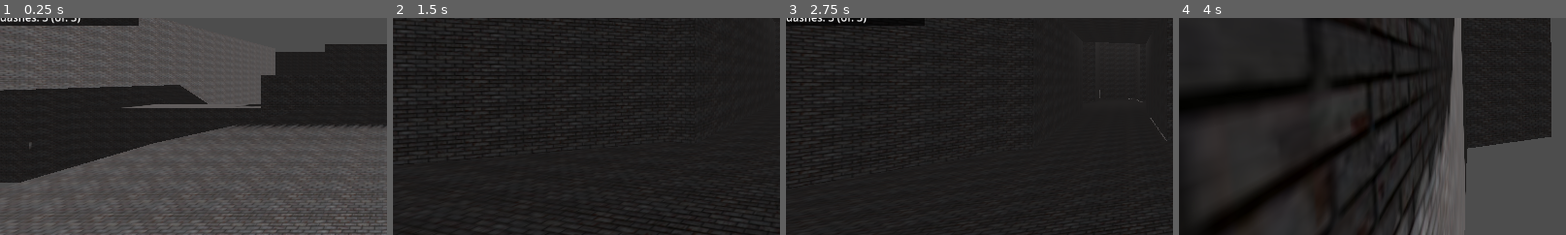
Above: before the commit, frames 1-4 (left to right).
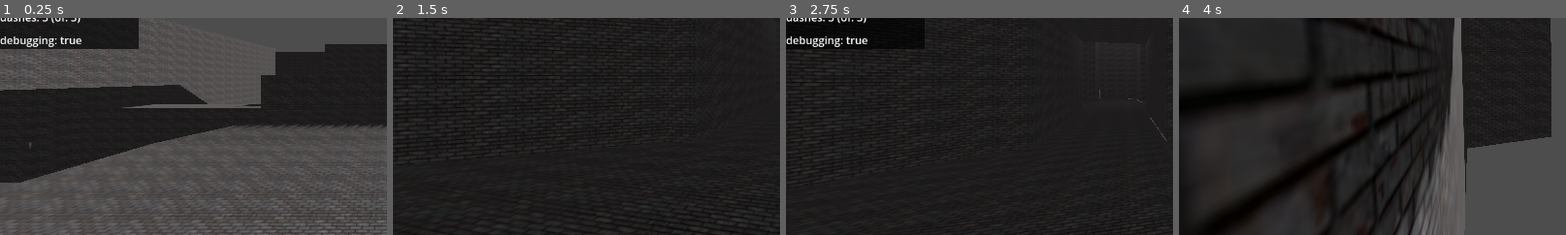
Above: after the commit, the same moments.

Repository: SebastianSchneiderbauer/3DMiami
Game: Godot game, scene res://world/scenes/world.tscn
Two runs of this game, one before a commit and one after it. Both use one fixed random seed, a clock stepped at 60 frames per second and the inputs below.
Inputs (mouse positions are % of the whole screen's width and height, from its top left):
- Up to frame 1 (0.25 s): no input
- Up to frame 2 (1.5 s): tap Enter (ui_accept) at 0.5, 0.77 s; move the mouse to (55, 50) at 0.52 s; hold Ctrl (ctrl) 0.53-1.28 s; hold Up (ui_up) from 0.53 s (still down); tap F (F) at 0.6 s; move the mouse to (45, 50) at 1.27 s; tap Ctrl (ctrl) at 1.35 s
- Up to frame 3 (2.75 s): keep holding Up (ui_up); tap Enter (ui_accept) at 1.52 s; tap Shift (shift) at 1.55 s; move the mouse to (52, 48) at 2.02 s; hold Shift (shift) from 2.03 s (still down); tap F (F) at 2.3 s
- Up to frame 4 (4 s): keep holding Up (ui_up); move the mouse to (49, 52) at 2.77 s; release Shift (shift) at 2.78 s; tap F (F) at 2.85 s; tap Enter (ui_accept) at 3.02, 3.77 s; tap Ctrl (ctrl) at 3.05 s; move the mouse to (57, 51) at 3.52 s; hold Ctrl (ctrl) from 3.53 s (still down); tap Shift (shift) at 3.8 s
The pictures show only the part of the screen within x 0-50%, y 36-86%; the shares and areas given below are measured in that part.

The runs differ from the first frame. In frame 1, 3.7% of the frame differs, in the area x 0-36%, y 3-15%; in frame 2, nothing differs; in frame 3, 1.1%; in frame 4, nothing differs.

Commit message:
add 4 debug keys to test inv, added also to debug menu
debug menu also shows which buttons were pressed for a short time

Diff:
--- a/debug/scenes/debug.tscn
+++ b/debug/scenes/debug.tscn
@@ -10,6 +10,7 @@
 [ext_resource type="Script" path="res://debug/scripts/GPJM_timer.gd" id="5_b1x7s"]
 [ext_resource type="Script" path="res://debug/scripts/wall_jumps.gd" id="6_dulcs"]
 [ext_resource type="Script" path="res://debug/scripts/dashes.gd" id="10_g2gtg"]
+[ext_resource type="Script" path="res://debug/scenes/debugging.gd" id="11_bfd6o"]
 
 [sub_resource type="LabelSettings" id="LabelSettings_8bjd3"]
 line_spacing = -6.0
@@ -39,6 +40,9 @@
 line_spacing = -6.0
 
 [sub_resource type="LabelSettings" id="LabelSettings_j1wrg"]
+line_spacing = -6.0
+
+[sub_resource type="LabelSettings" id="LabelSettings_dn8uj"]
 line_spacing = -6.0
 
 [node name="Debug" type="Control"]
@@ -54,7 +58,7 @@
 z_index = -1
 layout_mode = 0
 offset_right = 206.0
-offset_bottom = 245.0
+offset_bottom = 280.0
 mouse_filter = 2
 color = Color(0, 0, 0, 0.682353)
 
@@ -204,3 +208,26 @@
 dashes: ERROR IN SCRIPT"
 label_settings = SubResource("LabelSettings_j1wrg")
 script = ExtResource("10_g2gtg")
+
+[node name="Label" type="Label" parent="."]
+layout_mode = 0
+offset_right = 40.0
+offset_bottom = 23.0
+text = "
+
+
+
+
+
+
+
+
+
+
+
+
+
+
+debugging: ERROR IN SCRIPT"
+label_settings = SubResource("LabelSettings_dn8uj")
+script = ExtResource("11_bfd6o")
--- /dev/null
+++ b/debug/scenes/debugging.gd
@@ -0,0 +1,31 @@
+extends Label
+
+var timer:float = -1
+var showtime:float = 0.3
+var currentlyShown:String = ""
+
+func _process(delta):
+	var player: CharacterBody3D = get_parent().get_parent().get_parent().get_child(0)
+
+	var extra = ""
+	if Input.is_action_just_pressed("debug1"):
+		extra = "1"
+	elif Input.is_action_just_pressed("debug2"):
+		extra = "2"
+	elif Input.is_action_just_pressed("debug3"):
+		extra = "3"
+	elif Input.is_action_just_pressed("debug4"):
+		extra = "4"
+
+	if extra != "" and player.isDebugging:
+		currentlyShown = " (" + extra + ")"
+		timer = 0
+
+	if timer != -1:
+		timer += delta
+
+	if timer > showtime:
+		timer = -1
+		currentlyShown = ""
+
+	text = "\n\n\n\n\n\n\n\n\n\n\n\n\n\n\ndebugging: " + str(player.isDebugging) + currentlyShown
--- a/player/resources/pistol_00.tres
+++ /dev/null
@@ -1,16 +0,0 @@
-[gd_resource type="Resource" script_class="Pistol_00" load_steps=2 format=3 uid="uid://4j361v2a7tjv"]
-
-[ext_resource type="Script" path="res://player/scripts/pistol_00.gd" id="1_uqrhc"]
-
-[resource]
-script = ExtResource("1_uqrhc")
-max_ammo = 15
-spread = 0.0
-name = "Pistol_00"
-weaponIndex = 1
-damage = 5.0
-attackCooldown = 0.2
-equipCooldown = 0.0
-unequipCooldown = 0.0
-hasAltFire = false
-weaponType = 2
--- a/player/scripts/inventory.gd
+++ b/player/scripts/inventory.gd
@@ -3,11 +3,18 @@
 class_name Inventory
 
 var weapon: Weapon
-var lastWeapon: Weapon
+var lastWeapon: Weapon = weapon
 
 func pickUp(pickedUpWeapon: Weapon): #return null/Weapon (last weapon) to maybe eject it from the inventory
 	lastWeapon = weapon
 	weapon = pickedUpWeapon
+
+	#debug shit
+	var name: String = "nothing"
+	if weapon != null:
+		name = weapon.name
+		print("collected: " + str(weapon.name) + " " + str(weapon.ammo) + "/" + str(weapon.maxAmmo))
+
 	return lastWeapon
 
 func _init(startWeapon: Weapon = null):
--- a/player/scripts/pistol_00.gd
+++ b/player/scripts/pistol_00.gd
@@ -2,17 +2,29 @@
 
 class_name Pistol_00
 
-var ammo: int = 0
-
-@export var max_ammo: int = 0
-@export var spread: float = 0
+var ammo: int
+var maxAmmo: int #not const in case we want something like a "no spread/unlimited ammo" powerup
+var spread: float
 
 func attack():
 	if ammo > 0:
 		ammo -= 1
 
 func _init(Ammo):
+	#set up base prop
+	name = "test-pistol-00"
+	weaponIndex = 1
+	damage = 5
+	attackCooldown = 0.2
+	equipCooldown = 0
+	unequipCooldown = 0
+	hasAltFire = false
+	weaponType = WeaponType.RANGED
+
+	#set up pistol prop
 	ammo = Ammo
+	maxAmmo = 15
+	spread = 1
 
-	if ammo > max_ammo:
-		ammo = max_ammo
+	if ammo > maxAmmo:
+		ammo = maxAmmo
--- a/player/scripts/player.gd
+++ b/player/scripts/player.gd
@@ -58,15 +58,21 @@
 
 var inventory = Inventory.new()
 
+var isDebugging = true #are you wanting to use debug keys for testing
+
+func _physics_process(delta): # "main"
+	handle_movement(delta)
+	handle_debugs()
+
+func _process(delta):
+	handle_mouse_look()
+
 func _ready():
 	Input.set_mouse_mode(Input.MOUSE_MODE_CAPTURED)
 
 func _input(event):
 	if event is InputEventMouseMotion:
 		mouse_delta = event.relative
-
-func _process(delta):
-	handle_mouse_look()
 
 func handle_mouse_look():
 	# Apply mouse movement to camera and body
@@ -278,10 +284,21 @@
 
 	move_and_slide()
 
-func _physics_process(delta): # "main"
-	handle_movement(delta)
-
-	inventory.pickUp(Pistol_00.new(1))
+func handle_debugs(): #all of the debug stuff i wanna do
+	if not isDebugging:
+		return
+
+	if Input.is_action_just_pressed("debug1"):
+		inventory.pickUp(Pistol_00.new(1))
+
+	if Input.is_action_just_pressed("debug2"):
+		inventory.pickUp(Pistol_00.new(2))
+
+	if Input.is_action_just_pressed("debug3"):
+		pass
+
+	if Input.is_action_just_pressed("debug4"):
+		pass
 
 func dash():
 	dashing = true
--- a/player/scripts/weapon.gd
+++ b/player/scripts/weapon.gd
@@ -7,14 +7,14 @@
 	RANGED,
 }
 
-@export var name: String = "Abstract Weapon"
-@export var weaponIndex: int = 0
-@export var damage: float = 0
-@export var attackCooldown: float = 0
-@export var equipCooldown: float = 0
-@export var unequipCooldown: float = 0
-@export var hasAltFire: bool = false
-@export var weaponType: WeaponType
+var name: String = "Abstract Weapon"
+var weaponIndex: int = 0
+var damage: float = 0
+var attackCooldown: float = 0
+var equipCooldown: float = 0
+var unequipCooldown: float = 0
+var hasAltFire: bool = false
+var weaponType: WeaponType
 
 func attack():
 	pass
--- a/project.godot
+++ b/project.godot
@@ -94,3 +94,23 @@
 "events": [Object(InputEventMouseButton,"resource_local_to_scene":false,"resource_name":"","device":-1,"window_id":0,"a …(258 unchanged characters)…
 ]
 }
+debug1={
+"deadzone": 0.5,
+"events": [Object(InputEventKey,"resource_local_to_scene":false,"resource_name":"","device":-1,"window_id":0,"alt_pressed":false,"shift_pressed":false,"ctrl_pressed":false,"meta_pressed":false,"pressed":false,"keycode":0,"physical_keycode":85,"key_label":0,"unicode":117,"location":0,"echo":false,"script":null)
+]
+}
+debug2={
+"deadzone": 0.5,
+"events": [Object(InputEventKey,"resource_local_to_scene":false,"resource_name":"","device":-1,"window_id":0,"alt_pressed":false,"shift_pressed":false,"ctrl_pressed":false,"meta_pressed":false,"pressed":false,"keycode":0,"physical_keycode":73,"key_label":0,"unicode":105,"location":0,"echo":false,"script":null)
+]
+}
+debug3={
+"deadzone": 0.5,
+"events": [Object(InputEventKey,"resource_local_to_scene":false,"resource_name":"","device":-1,"window_id":0,"alt_pressed":false,"shift_pressed":false,"ctrl_pressed":false,"meta_pressed":false,"pressed":false,"keycode":0,"physical_keycode":79,"key_label":0,"unicode":111,"location":0,"echo":false,"script":null)
+]
+}
+debug4={
+"deadzone": 0.5,
+"events": [Object(InputEventKey,"resource_local_to_scene":false,"resource_name":"","device":-1,"window_id":0,"alt_pressed":false,"shift_pressed":false,"ctrl_pressed":false,"meta_pressed":false,"pressed":false,"keycode":0,"physical_keycode":80,"key_label":0,"unicode":112,"location":0,"echo":false,"script":null)
+]
+}
Not shown: 1 places in debug/scenes/debug.tscn that only renumber resources
